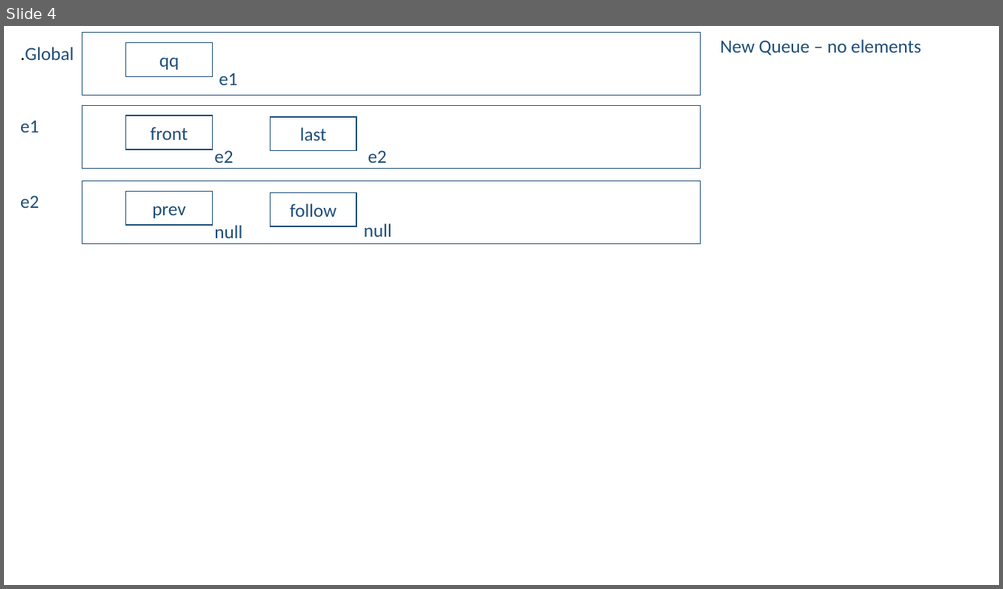
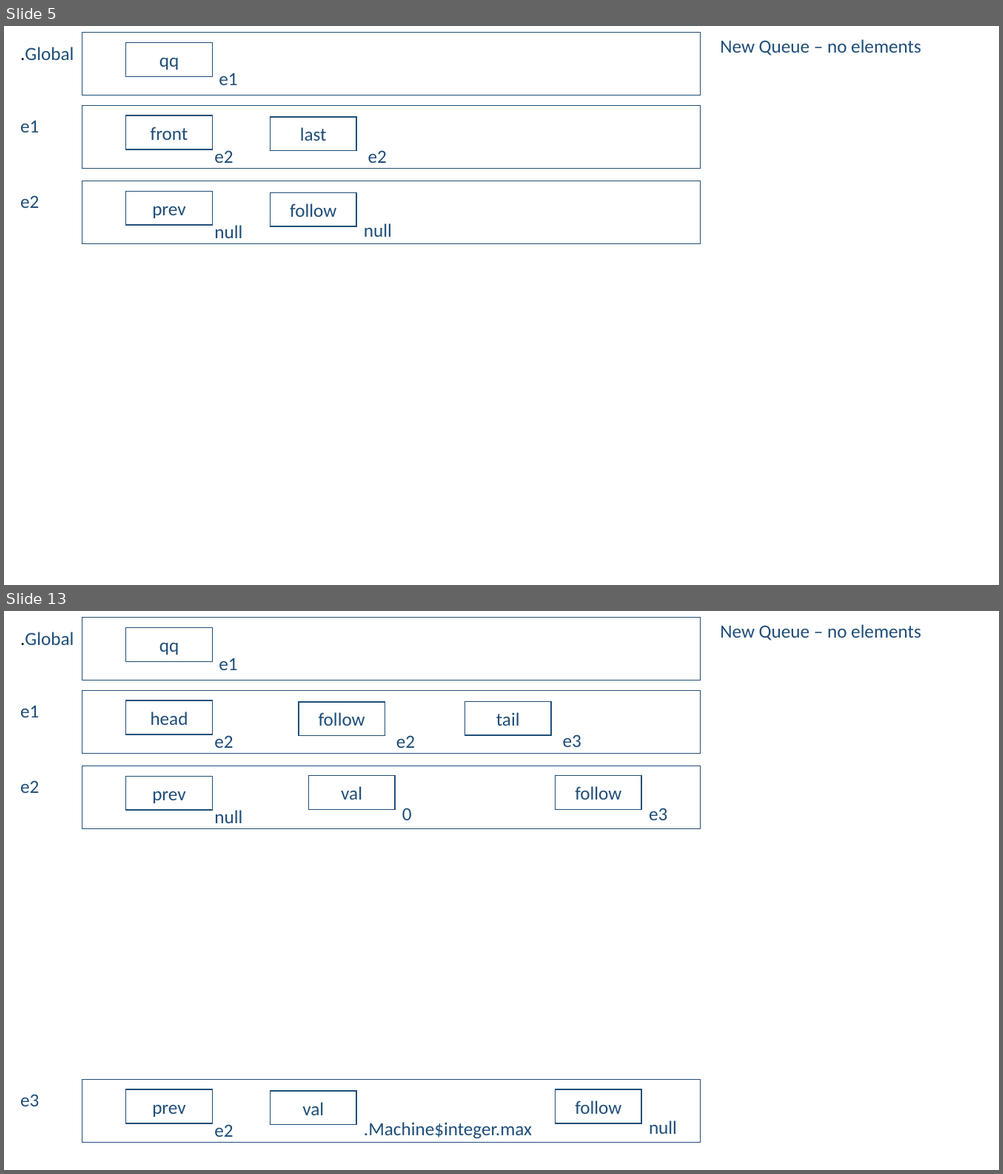
Before and after one commit to ajhigginsllc/Water-Lift, a slide deck: Water Lift.pptx. Shown one above the other, each under a label of ours: slide 4 before the commit, slides 5 and 13 after it; the slides between them are not shown. The pictures are 1003x589 and 1003x1174 pixels, drawn with LibreOffice and Linux fonts; fonts in the diff are those of the drawing. Boxes give left, top, right and bottom in pixels: in the first picture for what was removed or moved away, otherwise in the second. Text is boxed around its words. In the diff, an @@ line names an element or a change of style, - is before the commit and + after.

```diff
--- a/Water Lift.pptx
+++ b/Water Lift.pptx
@@ slide 13 added at <box>4,611,999,1170</box>, background #FFFFFF @@
@@ text added at <box>20,632,74,645</box>, 18 pt, text #1F4E79 @@
+.Global
@@ rectangle added at <box>82,618,700,681</box>, outline #1F4E79 1 pt @@
@@ rectangle added at <box>125,627,212,661</box>, outline #1F4E79 1 pt, 18 pt, text #1F4E79 @@
+qq
@@ text added at <box>720,624,921,641</box>, 18 pt, text #1F4E79 @@
+New Queue – no elements
@@ text added at <box>219,658,237,670</box>, 18 pt, text #1F4E79 @@
+e1
@@ rectangle added at <box>82,691,700,754</box>, outline #1F4E79 1 pt @@
@@ text added at <box>20,705,39,718</box>, 18 pt, text #1F4E79 @@
+e1
@@ rectangle added at <box>125,701,212,734</box>, outline #1F4E79 1 pt, 18 pt, text #1F4E79 @@
+head
@@ rectangle added at <box>299,702,385,735</box>, outline #1F4E79 1 pt, 18 pt, text #1F4E79 @@
+follow
@@ rectangle added at <box>465,701,552,735</box>, outline #1F4E79 1 pt, 18 pt, text #1F4E79 @@
+tail
@@ text added at <box>214,735,233,748</box>, 18 pt, text #1F4E79 @@
+e2
@@ text added at <box>396,735,415,748</box>, 18 pt, text #1F4E79 @@
+e2
@@ text added at <box>563,735,581,747</box>, 18 pt, text #1F4E79 @@
+e3
@@ text added at <box>20,780,39,793</box>, 18 pt, text #1F4E79 @@
+e2
@@ rectangle added at <box>82,766,700,829</box>, outline #1F4E79 1 pt @@
@@ rectangle added at <box>125,777,212,810</box>, outline #1F4E79 1 pt, 18 pt, text #1F4E79 @@
+prev
@@ rectangle added at <box>308,776,395,809</box>, outline #1F4E79 1 pt, 18 pt, text #1F4E79 @@
+val
@@ rectangle added at <box>555,776,642,809</box>, outline #1F4E79 1 pt, 18 pt, text #1F4E79 @@
+follow
@@ text added at <box>214,810,242,823</box>, 18 pt, text #1F4E79 @@
+null
@@ text added at <box>402,808,412,820</box>, 18 pt, text #1F4E79 @@
+0
@@ text added at <box>649,808,667,820</box>, 18 pt, text #1F4E79 @@
+e3
@@ text added at <box>20,1094,39,1107</box>, 18 pt, text #1F4E79 @@
+e3
@@ rectangle added at <box>82,1079,700,1142</box>, outline #1F4E79 1 pt @@
@@ rectangle added at <box>125,1090,212,1124</box>, outline #1F4E79 1 pt, 18 pt, text #1F4E79 @@
+prev
@@ rectangle added at <box>270,1091,357,1125</box>, outline #1F4E79 1 pt, 18 pt, text #1F4E79 @@
+val
@@ rectangle added at <box>555,1090,642,1124</box>, outline #1F4E79 1 pt, 18 pt, text #1F4E79 @@
+follow
@@ text added at <box>649,1121,677,1134</box>, 18 pt, text #1F4E79 @@
+null
@@ text added at <box>214,1125,233,1137</box>, 18 pt, text #1F4E79 @@
+e2
@@ text added at <box>364,1122,532,1139</box>, 18 pt, text #1F4E79 @@
+.Machine$integer.max
@@ what was slide 4 is now slide 5 @@
```
Also in this commit, not shown: 4 slides changed, 8 other slides added.
